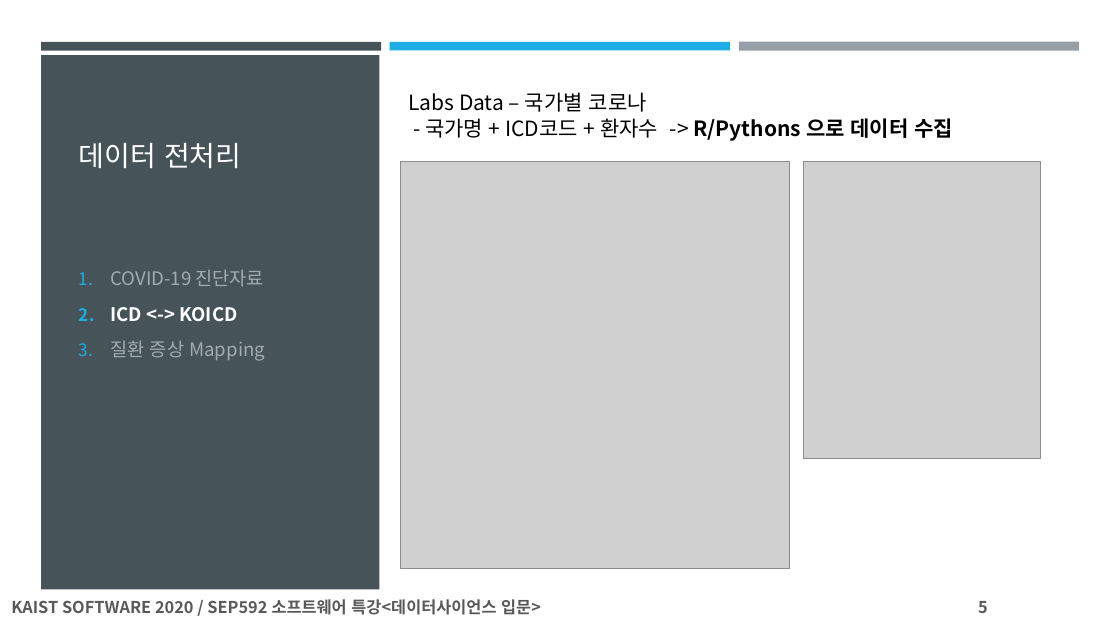
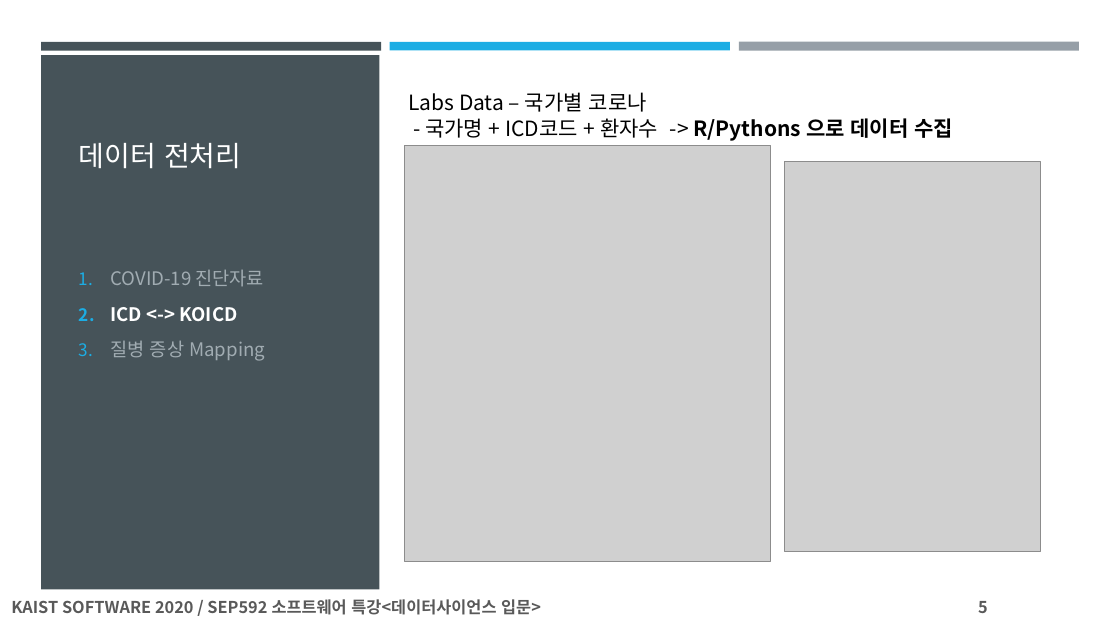
Before and after one commit to steve-lemon/diagnosis-COVID-19, a slide deck: slide 5 of SEP592_팀프로젝트자료B조/Documents/SEP592_데이타사이언스_최종발표_B조_COVID19_증상(정대욱_홍상표_조성민).pptx. Drawn at 1120x630 pixels with LibreOffice and Linux fonts; fonts in the diff are those of the drawing; grey boxes stand for pictures. Boxes give left, top, right and bottom in pixels: in the first picture for what was removed or moved away, otherwise in the second. Text is boxed around its words. In the diff, an @@ line names an element or a change of style, - is before the commit and + after.

```diff
--- a/SEP592_팀프로젝트자료B조/Documents/SEP592_데이타사이언스_최종발표_B조_COVID19_증상(정대욱_홍상표_조성민).pptx
+++ b/SEP592_팀프로젝트자료B조/Documents/SEP592_데이타사이언스_최종발표_B조_COVID19_증상(정대욱_홍상표_조성민).pptx
@@ picture: place and size @@
-picture at [400,161,790,569]
+picture at [405,145,771,561]
@@ picture: place and size @@
-picture at [803,161,1040,459]
+picture at [785,161,1040,551]
@@ text at [110,341,265,361]: text changed @@
-3. 질환 증상 Mapping
+3. 질병 증상 Mapping
```
Also in this commit, not shown: 18 other slides changed, 1 slide added.
